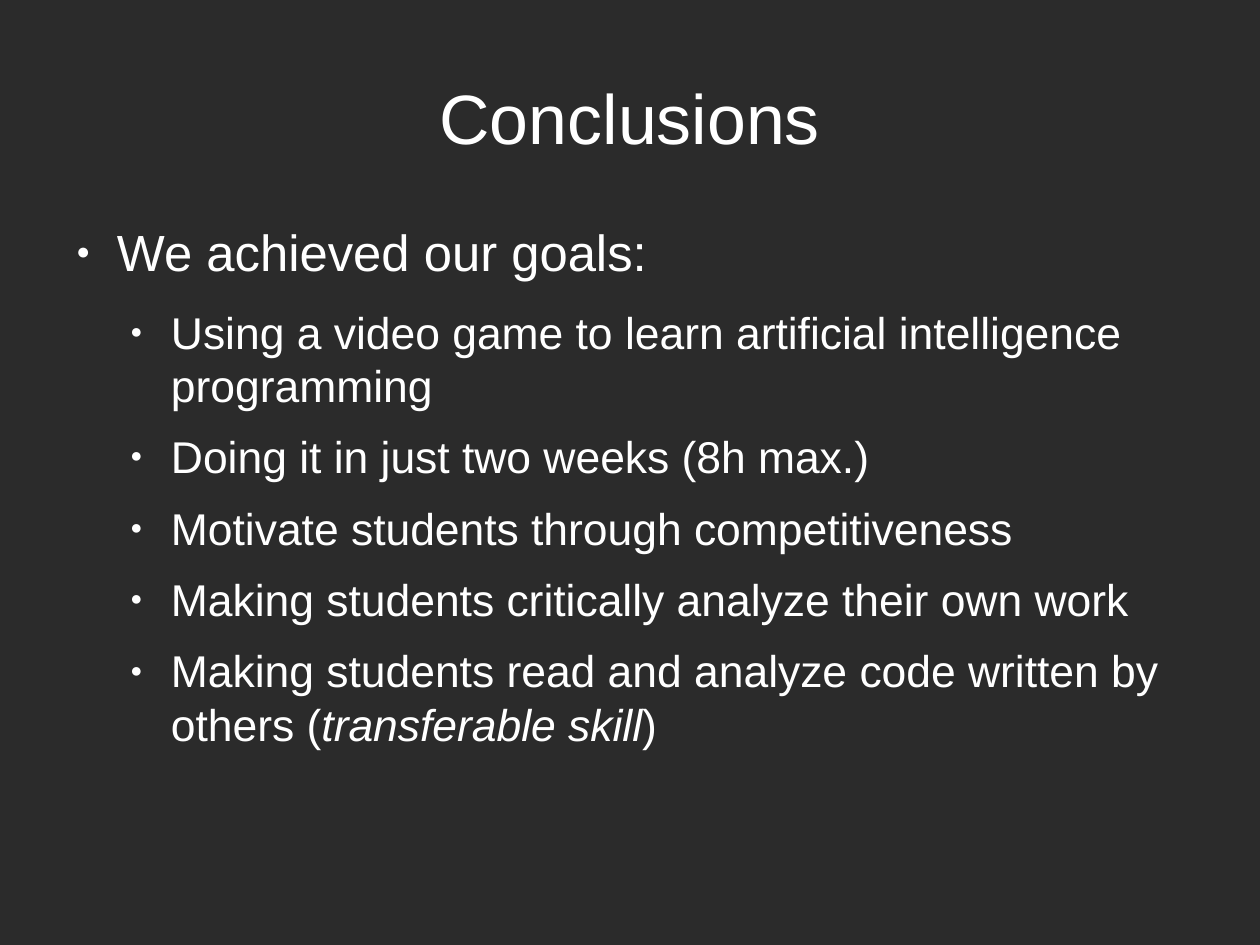
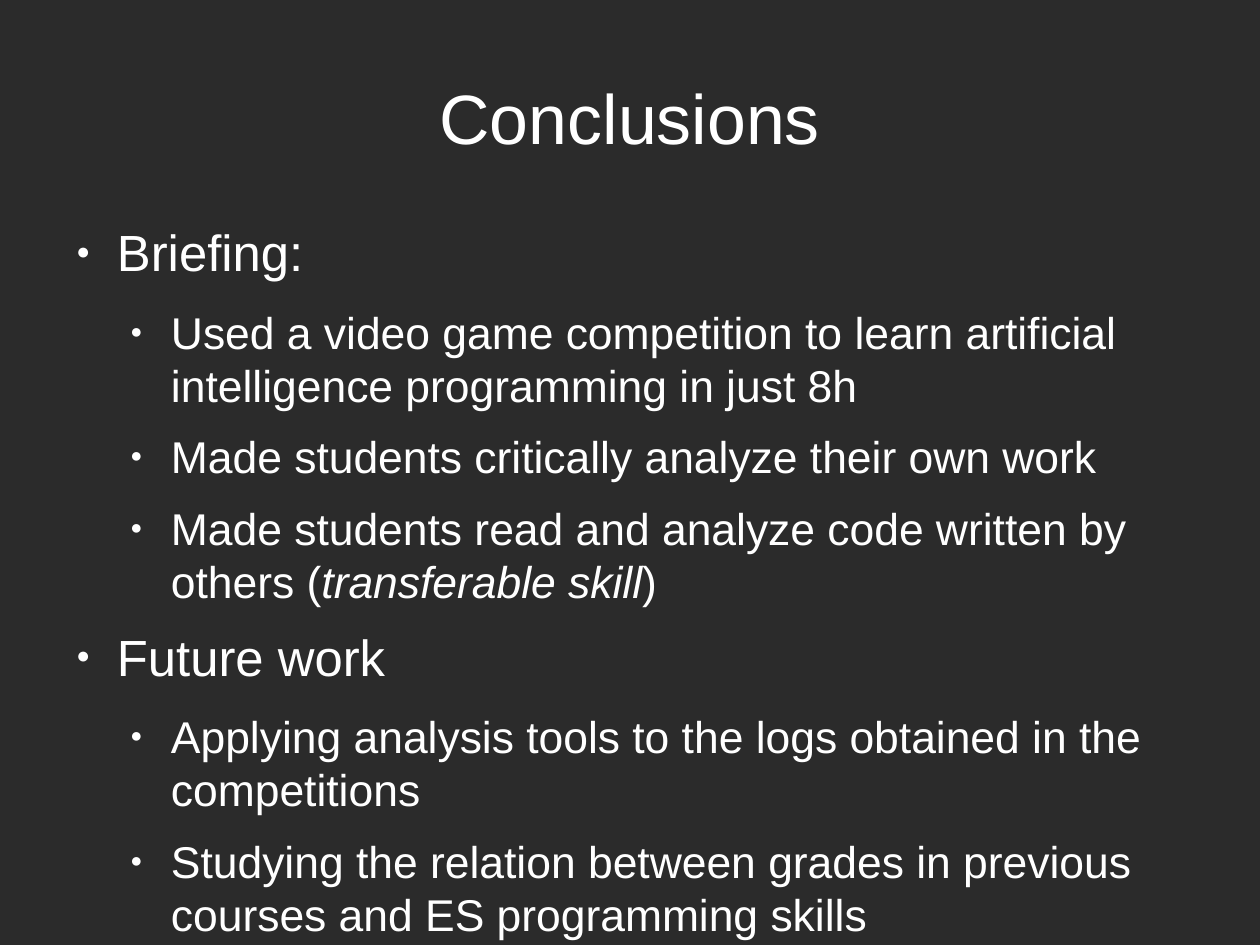
Before and after one commit to rompehielos013013013/gsiege, a slide deck: slide 24 of presentacion/Brunel2014/assessingCompetitions.odp (slide 25 before the commit). Drawn at 1260x945 pixels with LibreOffice and Linux fonts; fonts in the diff are those of the drawing; background and template pictures are left out; a plain dark background stands for a picture behind light text. Boxes give left, top, right and bottom in pixels: in the first picture for what was removed or moved away, otherwise in the second. Text is boxed around its words. In the diff, an @@ line names an element or a change of style, - is before the commit and + after.

```diff
--- a/presentacion/Brunel2014/assessingCompetitions.odp
+++ b/presentacion/Brunel2014/assessingCompetitions.odp
@@ text at (x1=117, y1=234, x2=1141, y2=940): text changed @@
-● We achieved our goals:
-  ● Using a video game to learn artificial intelligence programming
-  ● Doing it in just two weeks (8h max.)
-  ● Motivate students through competitiveness
-  ● Making students critically analyze their own work
-  ● Making students read and analyze code written by others (transferable skill)
+● Briefing:
+  ● Used a video game competition to learn artificial intelligence programming in just 8h
+  ● Made students critically analyze their own work
+  ● Made students read and analyze code written by others (transferable skill)
+● Future work
+  ● Applying analysis tools to the logs obtained in the competitions
+  ● Studying the relation between grades in previous courses and ES programming skills
```
Also in this commit, not shown: 7 other slides changed, 1 slide added, 3 slides removed.
